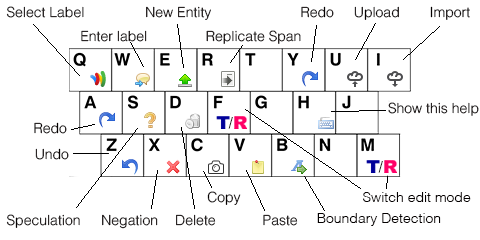
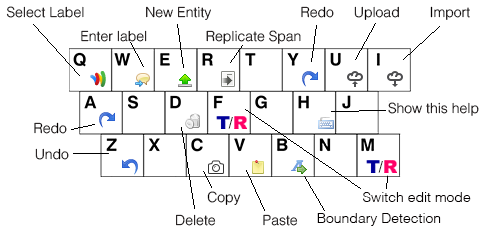
Layer changes from the first 480x240 image to the second:
painted on "線" over [76, 128, 158, 209]
removed layer "Speculation" over [6, 214, 80, 228]
removed layer "Negation" over [102, 214, 158, 229]
removed layer "speculation" over [144, 112, 156, 128]
removed layer "negation" over [166, 159, 180, 174]
painted on "キーボード" over [69, 157, 176, 177]
